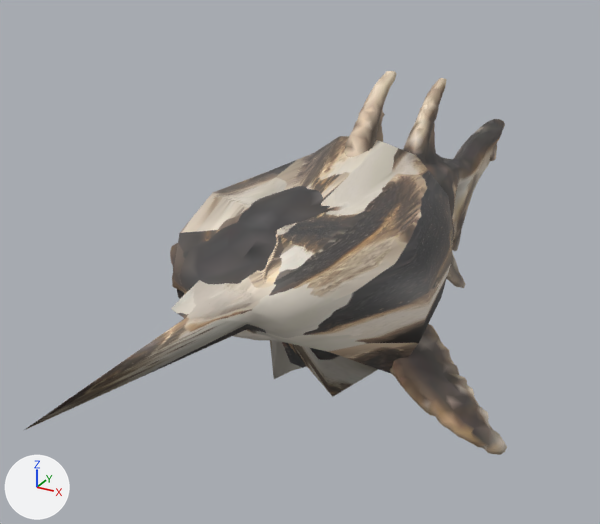
An edit to the glTF model public/assets/triassic/creatures/hybodus.lod1.glb, drawn before and after from the same camera.
Both versions are drawn from a camera (50 mm lens) standing at (2.16, -5.56, 2.07) and looking at (-0.37, -0.96, -0.23). The axes (+X, +Y, +Z) are drawn at lower left. The lights are the same throughout. The first picture is the older version.

The older version as bpy lines, for what is in view:
```python
me_sphere = bpy.data.meshes.new('Sphere')
me_sphere.from_pydata(...)  # 164 vertices, 324 faces; spans x -0.78..0.78, y -3.78..0.07, z -0.78..0.65
me_sphere.materials.append(mat_hybodus_mouth_lining)
me_tripo_mesh_1a016b48_0e1d_4070_9662_b14318537b08_002 = bpy.data.meshes.new('tripo_mesh_1a016b48-0e1d-4070-9662-b14318537b08.002')
me_tripo_mesh_1a016b48_0e1d_4070_9662_b14318537b08_002.from_pydata(...)  # 3468 vertices, 6856 faces; spans x -1.35..1.29, y -2.5..2.52, z -0.95..1.04
me_tripo_mesh_1a016b48_0e1d_4070_9662_b14318537b08_002.materials.append(mat_hybodus_twin_body)
ob_hybodus_procedural_volume_twin = bpy.data.objects.new('Hybodus procedural volume twin', me_tripo_mesh_1a016b48_0e1d_4070_9662_b14318537b08_002)
ob_hybodus_procedural_volume_twin.location = (0.0, 0.0, 0.0)
ob_seated_jaw_hinge_tissue = bpy.data.objects.new('Seated jaw hinge tissue', me_sphere)
ob_seated_jaw_hinge_tissue.location = (0.0, 0.0, 0.0)
```
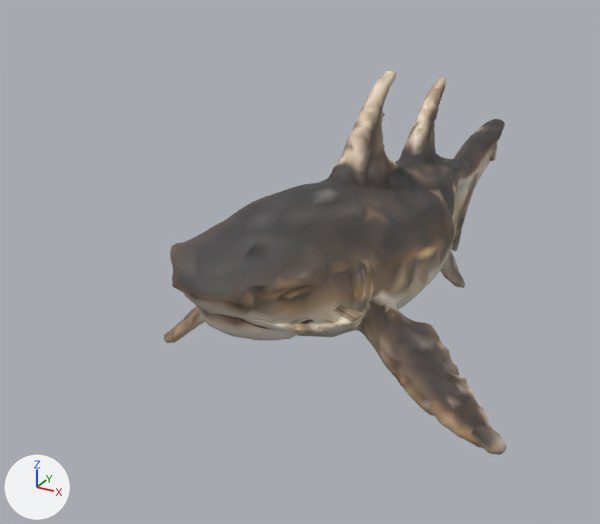
Location of each change, (x1, y1, x2, y2) in pixels of the pictures (600 x 524 px):
'Seated jaw hinge tissue', deleted
    before: (25, 136, 453, 430)
'Mouth lining', unchanged, uncovered by the edit
    after: (196, 305, 366, 337)
'Hybodus procedural volume twin lower jaw', unchanged, uncovered by the edit
    before: (233, 330, 276, 341)
    after: (198, 307, 303, 341)

What changed in the scene script:
```text
Remove ob_seated_jaw_hinge_tissue:
    ob_seated_jaw_hinge_tissue = bpy.data.objects.new('Seated jaw hinge tissue', me_sphere)
    ob_seated_jaw_hinge_tissue.location = (0.0, 0.0, 0.0)
```
